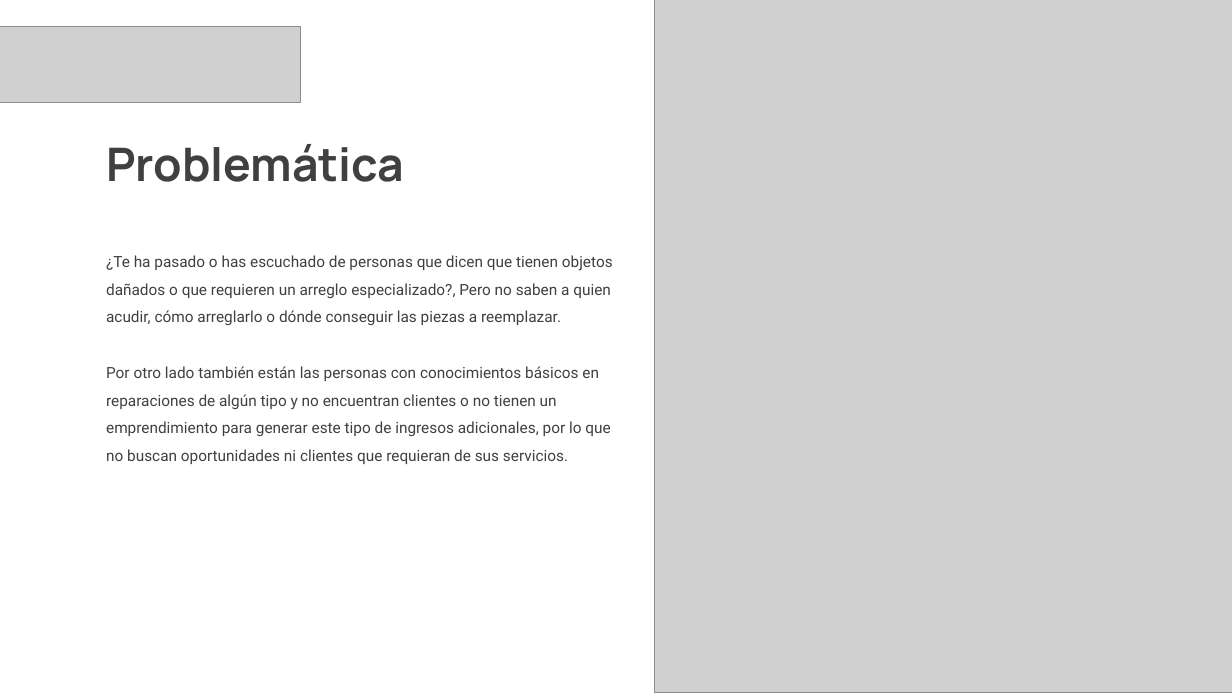
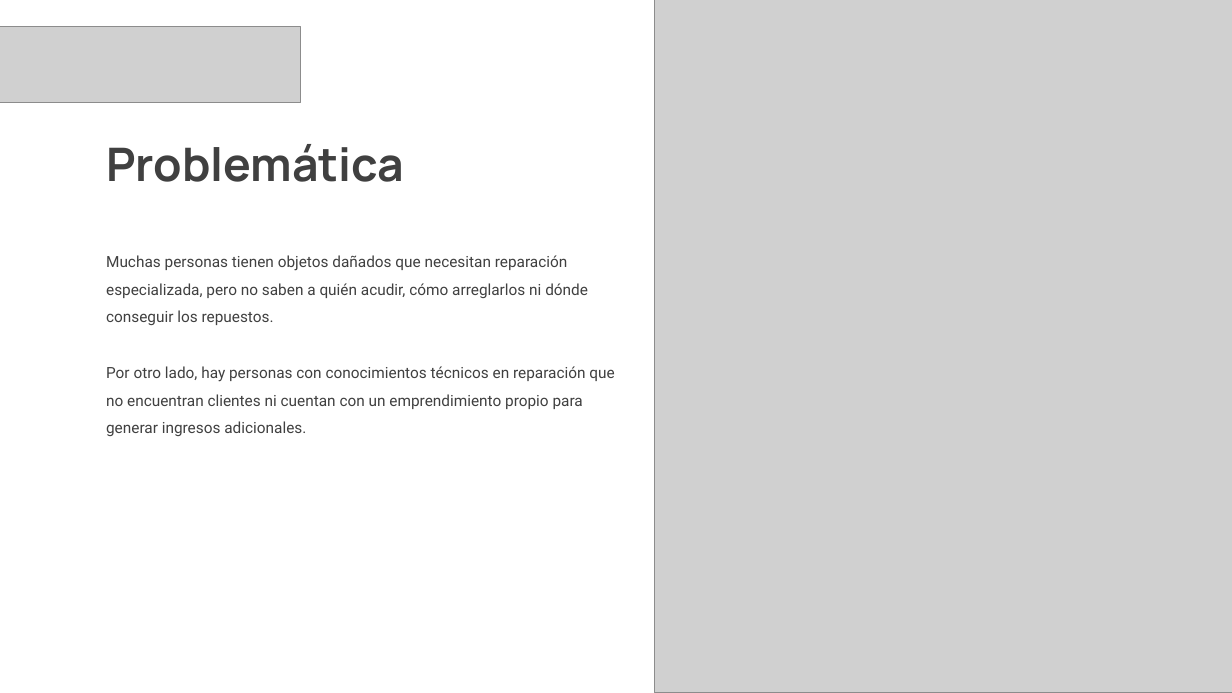
Before and after one commit to wilda1308/LuWi_Reparaciones, a slide deck: slide 3 of docs/Presentación Reparaciones LUWI SIE 2026.pptx. Drawn at 1232x693 pixels with LibreOffice and Linux fonts; fonts in the diff are those of the drawing; grey boxes stand for pictures. Boxes give left, top, right and bottom in pixels: in the first picture for what was removed or moved away, otherwise in the second. Text is boxed around its words. In the diff, an @@ line names an element or a change of style, - is before the commit and + after.

```diff
--- a/docs/Presentación Reparaciones LUWI SIE 2026.pptx
+++ b/docs/Presentación Reparaciones LUWI SIE 2026.pptx
@@ text at (x1=106, y1=255, x2=614, y2=436): text changed @@
-¿Te ha pasado o has escuchado de personas que dicen que tienen objetos dañados o que requieren un arreglo especializado?, Pero no saben a quien acudir, cómo arreglarlo o dónde conseguir las piezas a reemplazar.
-Por otro lado también están las personas con conocimientos básicos en reparaciones de algún tipo y no encuentran clientes o no tienen un emprendimiento para generar este tipo de ingresos adicionales, por lo que no buscan oportunidades ni clientes que requieran de sus servicios.
+Muchas personas tienen objetos dañados que necesitan reparación especializada, pero no saben a quién acudir, cómo arreglarlos ni dónde conseguir los repuestos.
+Por otro lado, hay personas con conocimientos técnicos en reparación que no encuentran clientes ni cuentan con un emprendimiento propio para generar ingresos adicionales.
```
Also in this commit, not shown: 4 other slides changed, 2 slides added, 2 slides removed, 1 other file.
